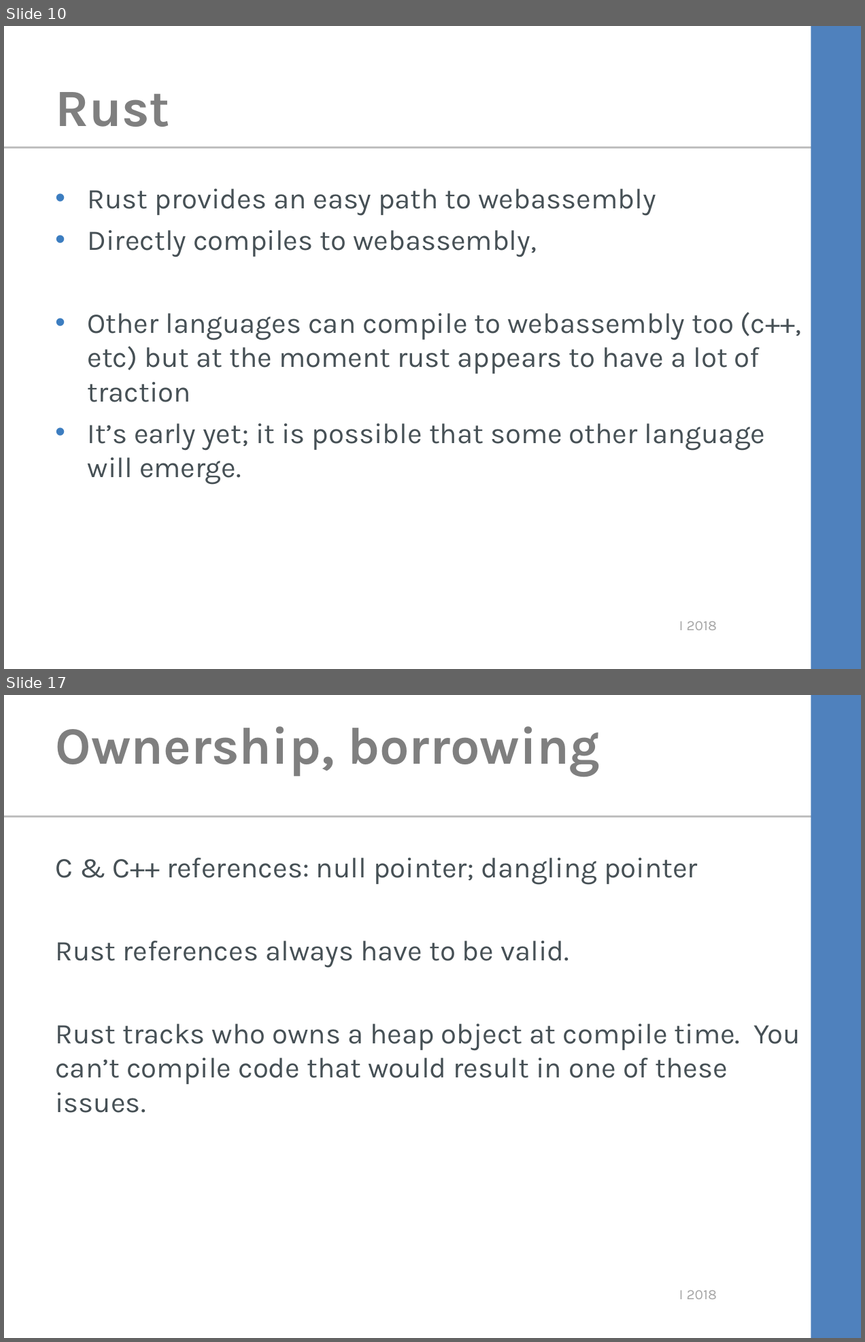
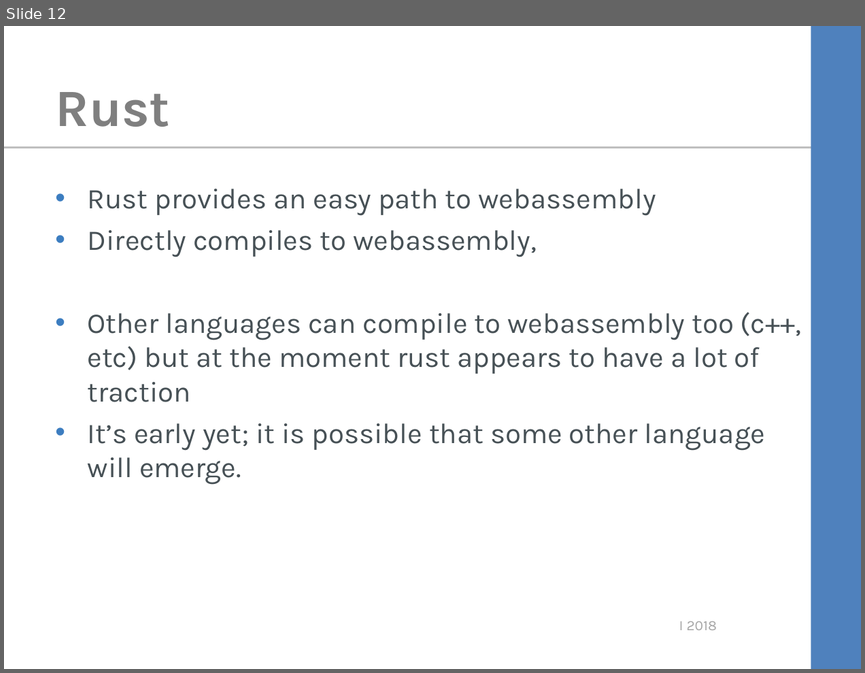
Before and after one commit to kimtuck/WebAssembly, a slide deck: webassembly.ppt. Shown one above the other, each under a label of ours: slides 10 and 17 before the commit, slide 12 after it; the slides between them are not shown. The pictures are 865x1342 and 865x673 pixels, drawn with LibreOffice and Linux fonts; fonts in the diff are those of the drawing; background and template pictures are left out. Boxes give left, top, right and bottom in pixels: in the first picture for what was removed or moved away, otherwise in the second. Text is boxed around its words. In the diff, an @@ line names an element or a change of style, - is before the commit and + after.

```diff
--- a/webassembly.ppt
+++ b/webassembly.ppt
@@ slide 17 removed at (4, 695, 861, 1338), background #FFFFFF; not listed: 3 template elements that a slide beside it also shows @@
@@ title removed at (56, 726, 600, 776) @@
-Ownership, borrowing
@@ text removed at (55, 858, 800, 1113) @@
-C & C++ references: null pointer; dangling pointer
-Rust references always have to be valid.
-Rust tracks who owns a heap object at compile time. You can’t compile code that would result in one of these issues.
@@ what was slide 10 is now slide 12 @@
```
Also in this commit, not shown: 5 slides changed, 7 slides added, 6 other slides removed, 3 other files.
